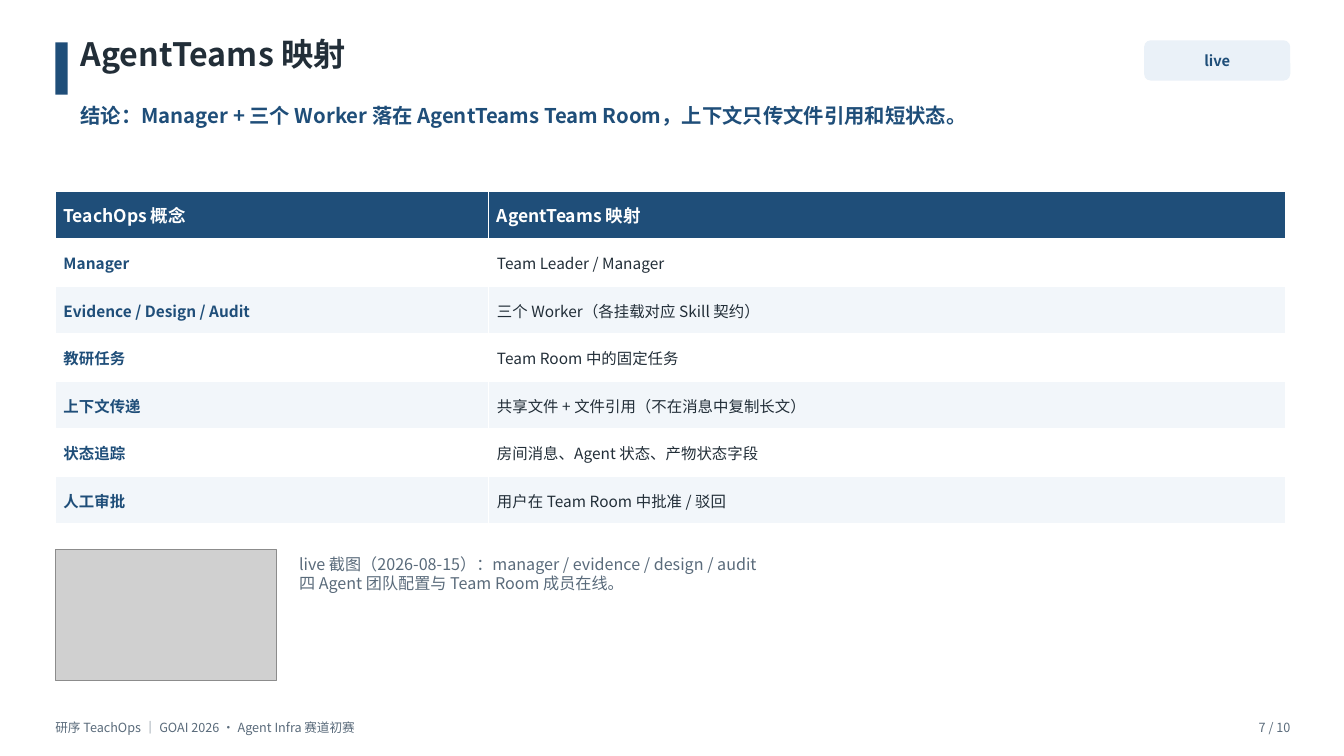
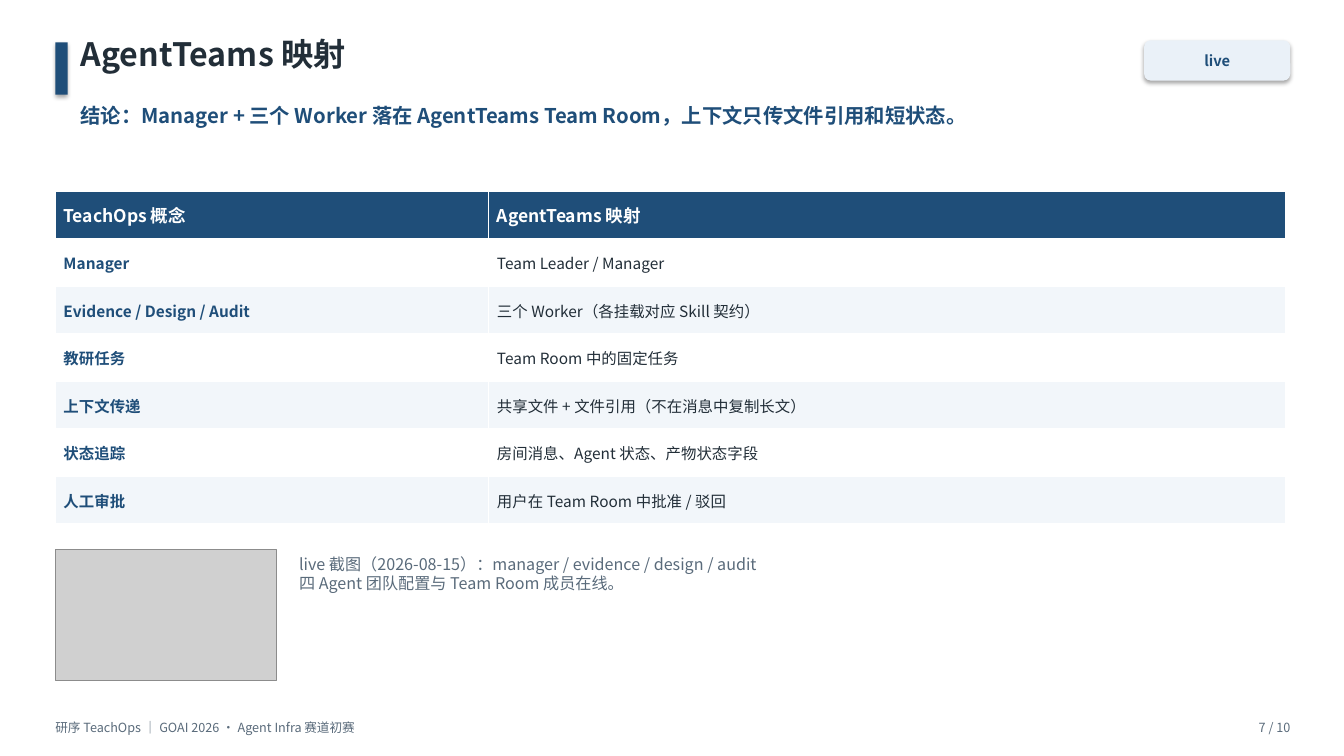
Before and after one commit to qrx-joe/TeachOps, a slide deck: slide 7 of submission/TeachOps_GOAI_初赛方案.pptx. Drawn at 1344x756 pixels with LibreOffice and Linux fonts; fonts in the diff are those of the drawing; grey boxes stand for pictures. Boxes give left, top, right and bottom in pixels: in the first picture for what was removed or moved away, otherwise in the second. Text is boxed around its words. In the diff, an @@ line names an element or a change of style, - is before the commit and + after.

```diff
--- a/submission/TeachOps_GOAI_初赛方案.pptx
+++ b/submission/TeachOps_GOAI_初赛方案.pptx
@@ rectangle at (x1=55, y1=42, x2=68, y2=95): shadow on @@
@@ rounded rectangle "live" at (x1=1144, y1=40, x2=1291, y2=81): shadow on @@
```
Also in this commit, not shown: 9 other slides changed, 20 other files.
